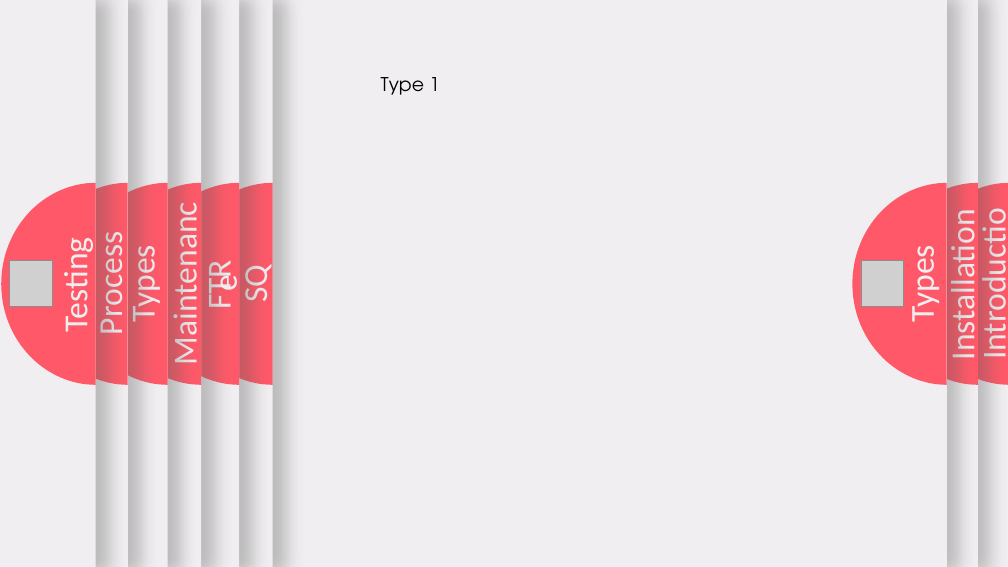
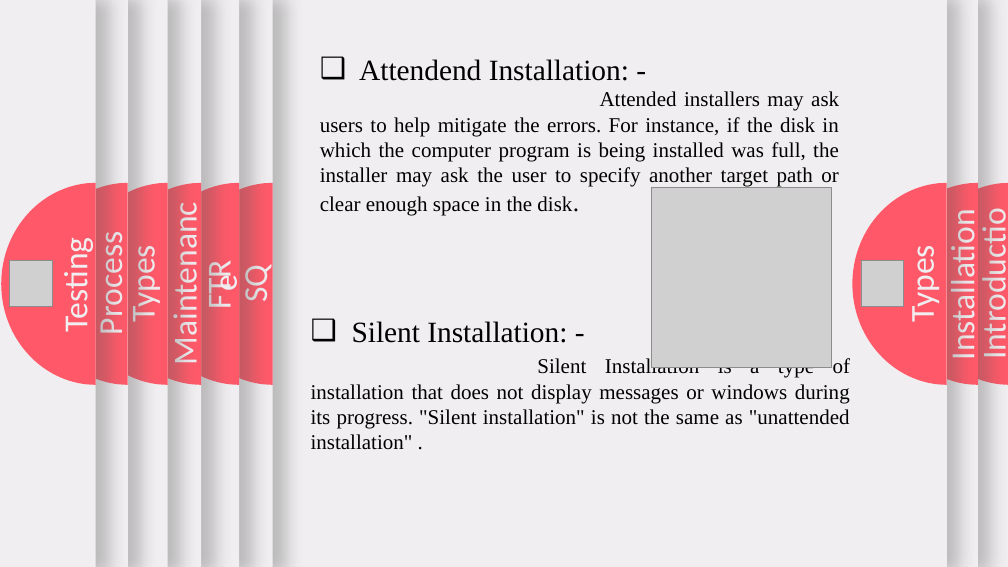
Before and after one commit to anjanshrestha8/third_sem-notes, a slide deck: slide 5 of Sad/unit6.pptx. Drawn at 1008x567 pixels with LibreOffice and Linux fonts; fonts in the diff are those of the drawing; grey boxes stand for pictures. Boxes give left, top, right and bottom in pixels: in the first picture for what was removed or moved away, otherwise in the second. Text is boxed around its words. In the diff, an @@ line names an element or a change of style, - is before the commit and + after.

```diff
--- a/Sad/unit6.pptx
+++ b/Sad/unit6.pptx
@@ text removed at (381,77,439,95) @@
-Type 1
@@ text added at (320,91,839,216), 20 pt, text #000000 @@
+❑ Attendend Installation: -
+Attended installers may ask users to help mitigate the errors. For instance, if the disk in which the computer program is being installed was full, the installer may ask the user to specify another target path or clear enough space in the disk.
@@ picture added at (652,188,832,368) @@
@@ text added at (311,321,851,450), 20 pt, text #000000 @@
+❑ Silent Installation: -
+Silent Installation is a type of installation that does not display messages or windows during its progress. "Silent installation" is not the same as "unattended installation" .
```
Also in this commit, not shown: 18 other slides changed, 1 slide added.
